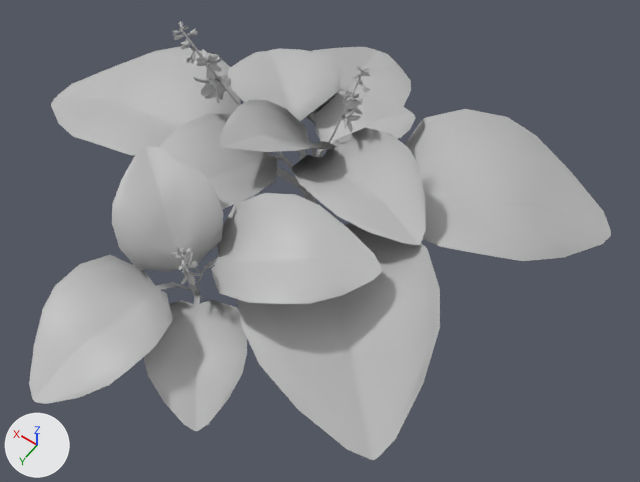
A saved change to the FBX model Miska/Assets/Meshes/Hosta_GF_04.fbx.
The view is the same before and after, from a 50 mm lens placed at (-0.708, 0.831, 1.336), pointed at (-0.138, 0.032, 0.082). Every picture has the same lights, and +X, +Y and +Z are marked at lower left. Where no turn or scale is listed for an object, it has been applied to the vertices.

In view in the first picture: 'Hosta_G_04'.
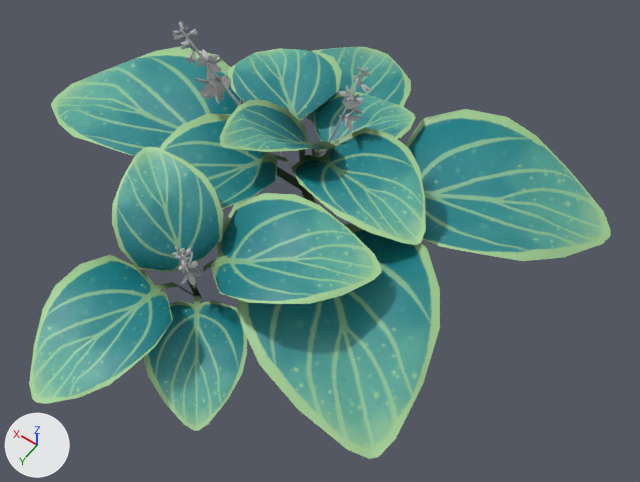
Changed parts and their boxes [x1, y1, x2, y2] in the pictures (640 x 482 px):
'Hosta_G_04', surface changed: [29, 43, 611, 460] in both

What changed in the scene script:
```text
Add img_hosta_albedo_001_tga:
    img_hosta_albedo_001_tga = load_image('Hosta_Albedo_001.tga', '../Textures/Hosta_Albedo_001.tga', 1024, 1024, 'sRGB')
Change mat_hostas:
    remove mat_hostas.base_color = (0.5, 0.5, 0.5)  # grey #bcbcbc
    add mat_hostas.texture = img_hosta_albedo_001_tga
```
